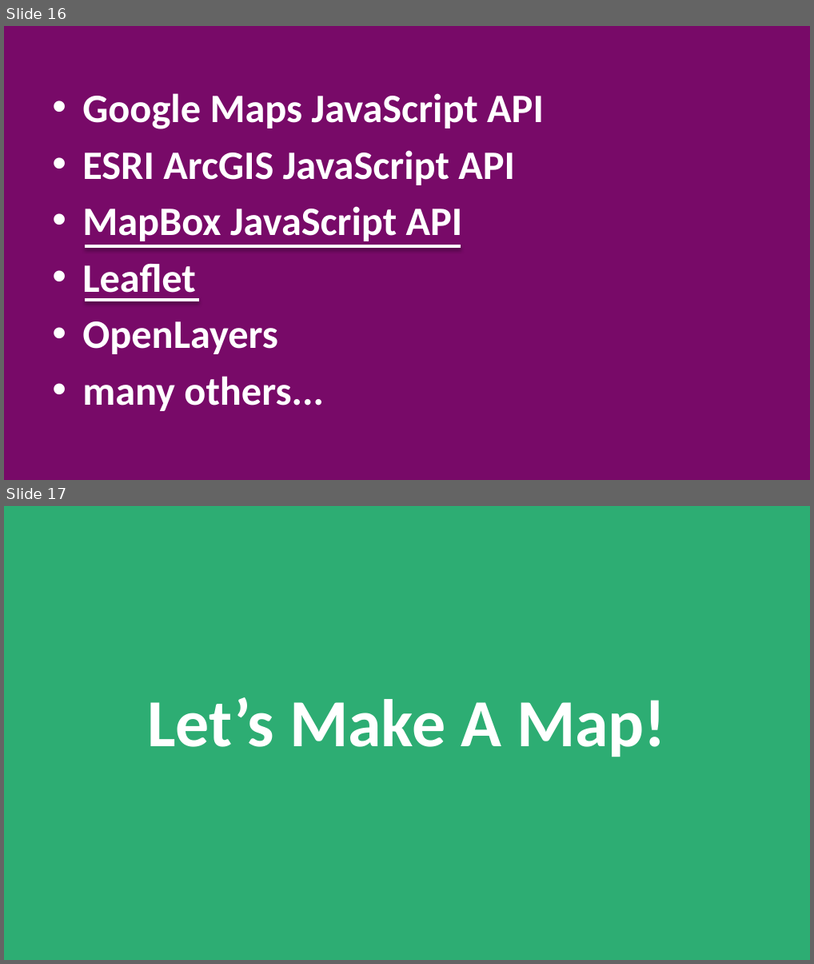
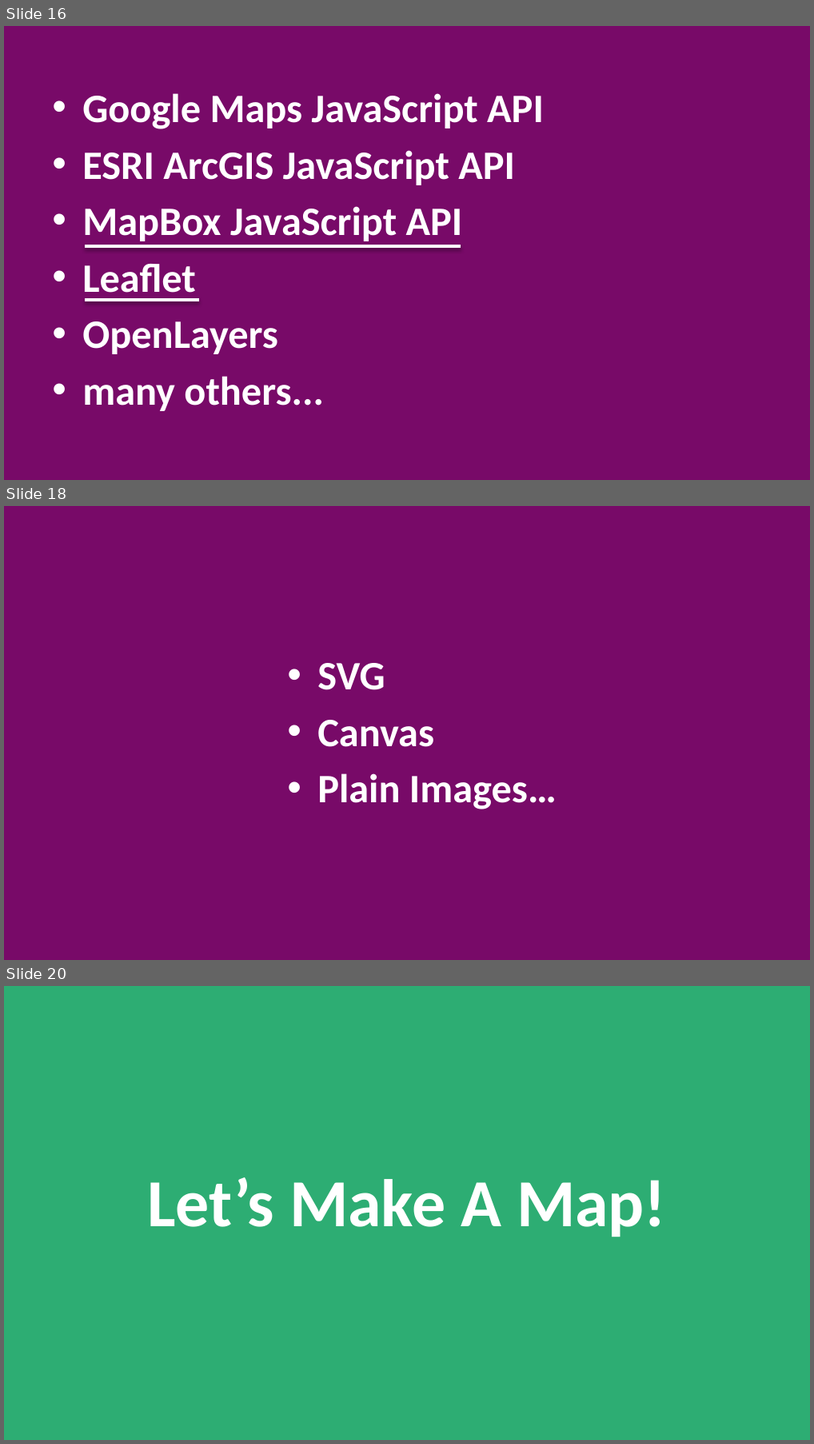
Before and after one commit to willbreitkreutz/web_mapping_workshop, a slide deck: presentation/Introduction to Web Mapping.pptx. Shown one above the other, each under a label of ours: slides 16 and 17 before the commit, slides 16, 18 and 20 after it; the slides between them are not shown. The pictures are 814x964 and 814x1444 pixels, drawn with LibreOffice and Linux fonts; fonts in the diff are those of the drawing. Boxes give left, top, right and bottom in pixels: in the first picture for what was removed or moved away, otherwise in the second. Text is boxed around its words. In the diff, an @@ line names an element or a change of style, - is before the commit and + after.

```diff
--- a/presentation/Introduction to Web Mapping.pptx
+++ b/presentation/Introduction to Web Mapping.pptx
@@ slide 18 added at bbox=[4, 506, 810, 960], background #780A68 @@
@@ text added at bbox=[318, 663, 557, 809], 36 pt, text #FFFFFF, bold @@
+• SVG
+• Canvas
+• Plain Images…
@@ what was slide 17 is now slide 20 @@
```
Also in this commit, not shown: 1 slide changed, 2 other slides added.
